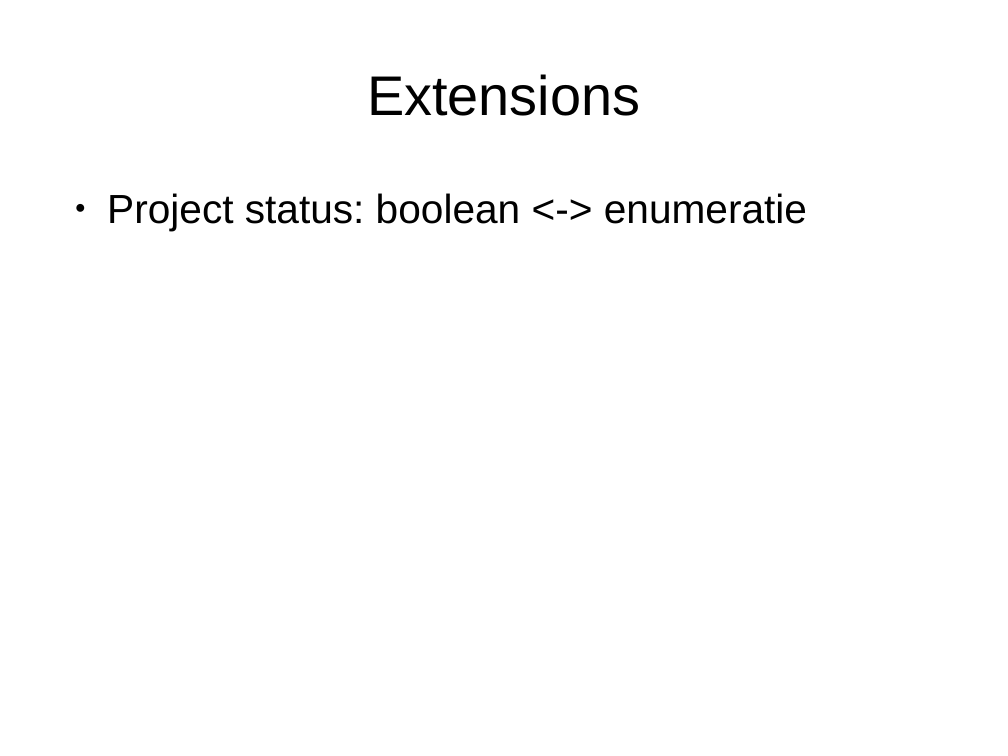
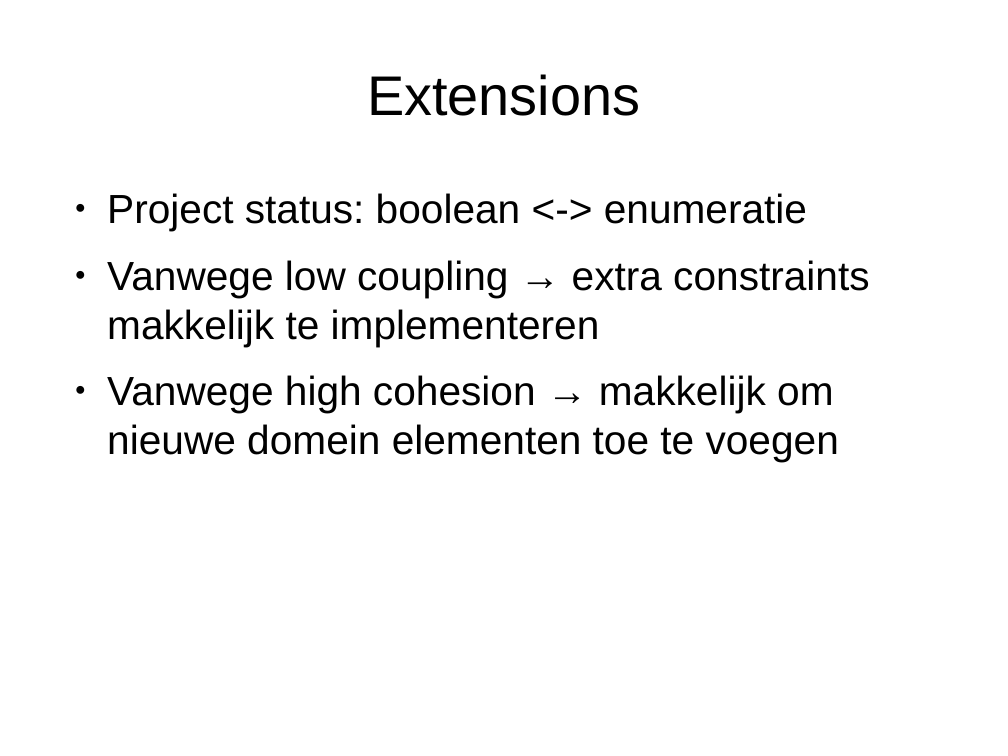
Before and after one commit to MennoK/SWOP-groep-8, a slide deck: slide 7 of Presentatie_iteratie1/presentatie_iteratie1.odp (slide 6 before the commit). Drawn at 1008x756 pixels with LibreOffice and Linux fonts; fonts in the diff are those of the drawing. Boxes give left, top, right and bottom in pixels: in the first picture for what was removed or moved away, otherwise in the second. Text is boxed around its words. In the diff, an @@ line names an element or a change of style, - is before the commit and + after.

```diff
--- a/Presentatie_iteratie1/presentatie_iteratie1.odp
+++ b/Presentatie_iteratie1/presentatie_iteratie1.odp
@@ text at <box>107,260,869,462</box>: paragraphs added @@
+● Vanwege low coupling → extra constraints makkelijk te implementeren
+● Vanwege high cohesion → makkelijk om nieuwe domein elementen toe te voegen
```
Also in this commit, not shown: 3 other slides changed, 1 slide added.
